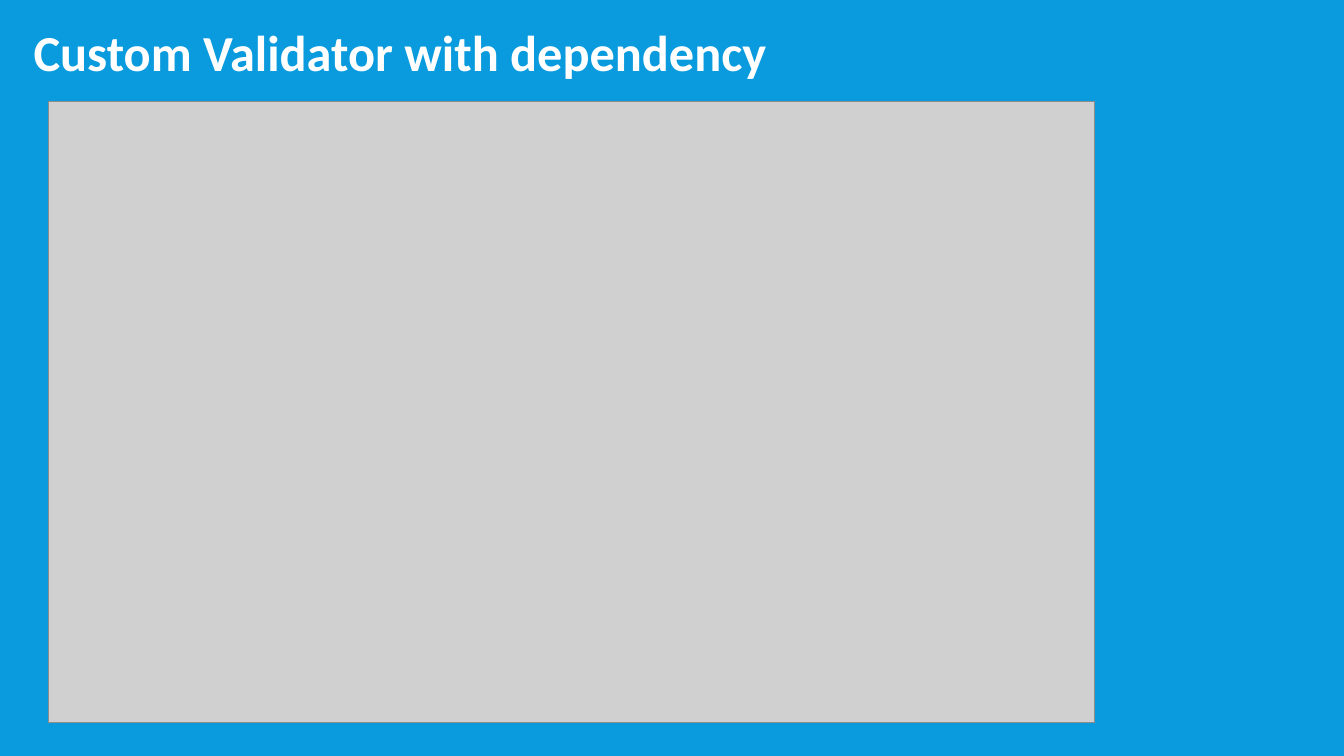
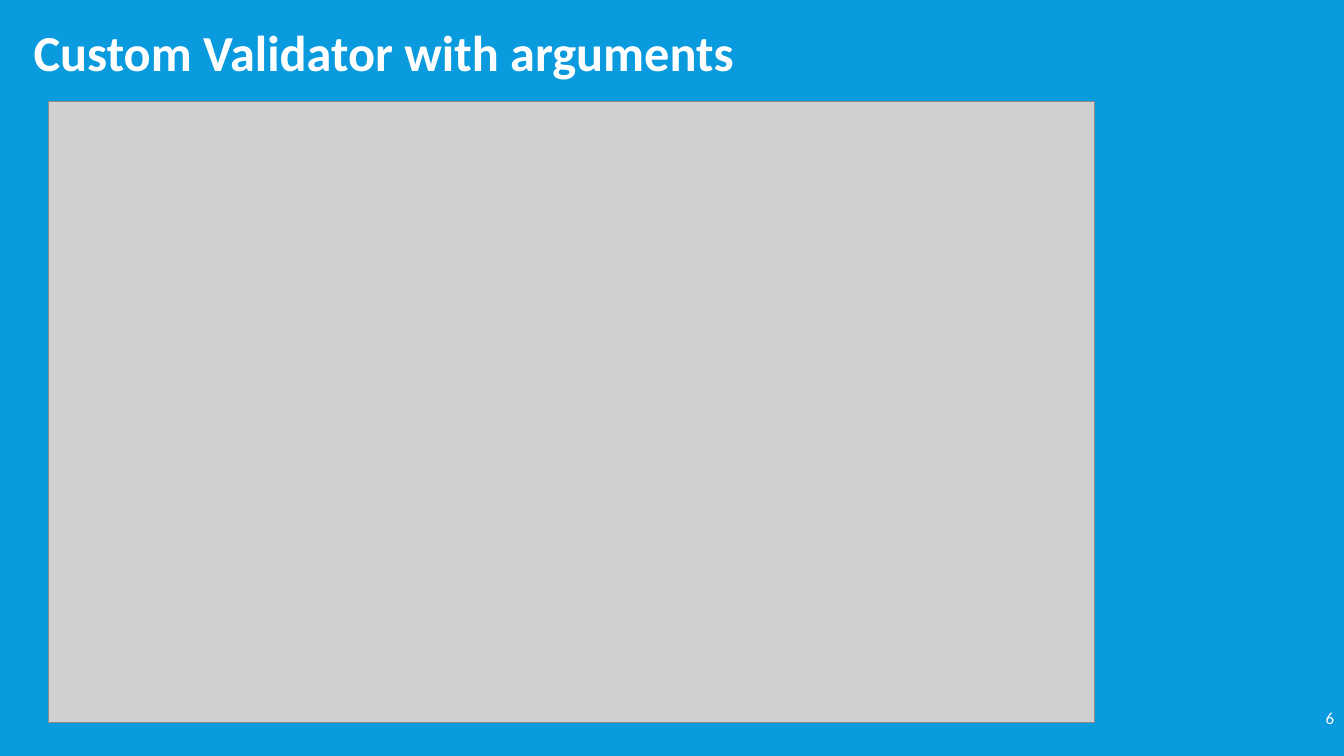
Before and after one commit to timmyktom/angular_validator_directive, a slide deck: slide 6 of Custom Validator & Directive.pptx (slide 7 before the commit). Drawn at 1344x756 pixels with LibreOffice and Linux fonts; fonts in the diff are those of the drawing; grey boxes stand for pictures. Boxes give left, top, right and bottom in pixels: in the first picture for what was removed or moved away, otherwise in the second. Text is boxed around its words. In the diff, an @@ line names an element or a change of style, - is before the commit and + after.

```diff
--- a/Custom Validator & Directive.pptx
+++ b/Custom Validator & Directive.pptx
@@ text at bbox=[34, 35, 733, 80]: text changed @@
-Custom Validator with dependency
+Custom Validator with arguments
@@ page number added at bbox=[1326, 712, 1334, 724], 12 pt, text #FFFFFF @@
+6
```
Also in this commit, not shown: 9 other slides changed, 3 slides added, 5 slides removed, 1 other file.
